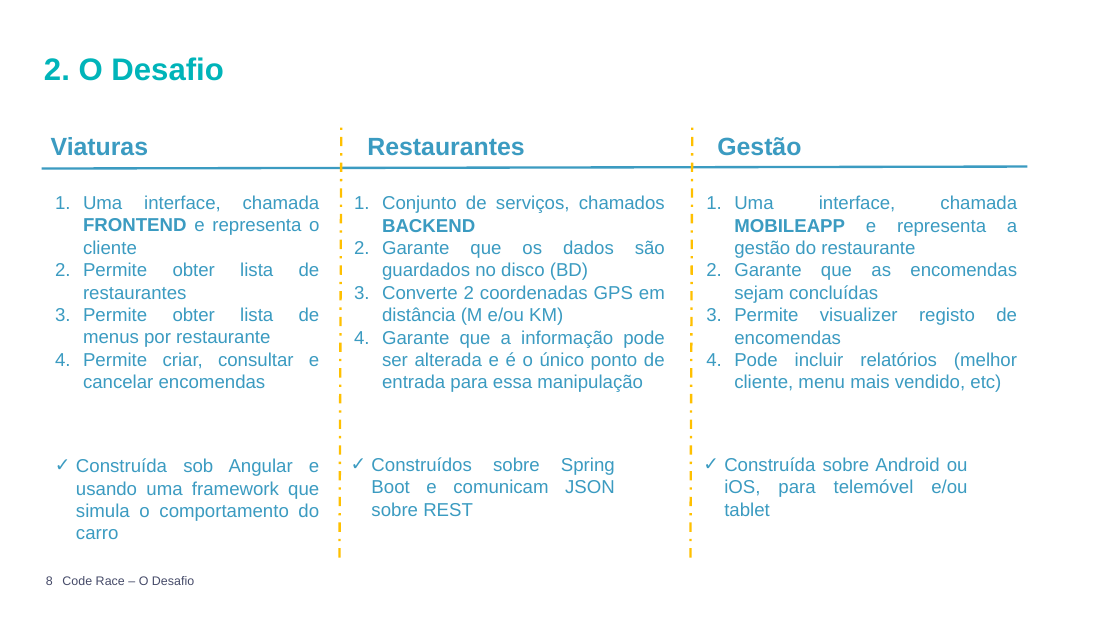
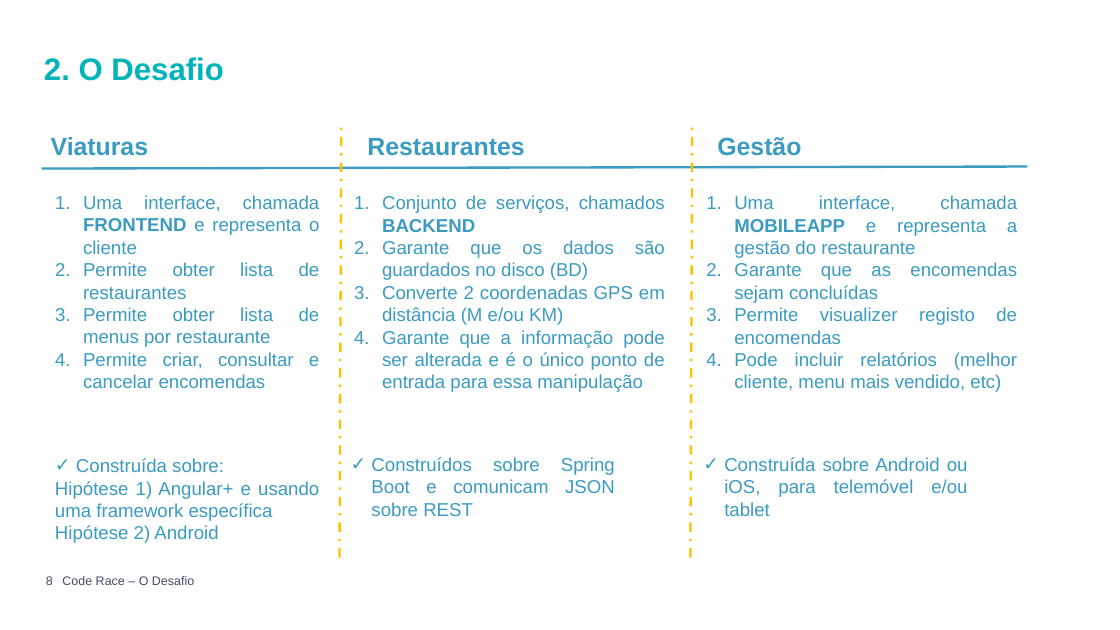
Before and after one commit to Hackathon-Altran/Docs, a slide deck: slide 8 of Challenge Presentation.PPTX. Drawn at 1120x630 pixels with LibreOffice and Linux fonts; fonts in the diff are those of the drawing; background and template pictures are left out. Boxes give left, top, right and bottom in pixels: in the first picture for what was removed or moved away, otherwise in the second. Text is boxed around its words. In the diff, an @@ line names an element or a change of style, - is before the commit and + after.

```diff
--- a/Challenge Presentation.PPTX
+++ b/Challenge Presentation.PPTX
@@ text at (55,458,319,543): text changed @@
-✓ Construída sob Angular e usando uma framework que simula o comportamento do carro
+✓ Construída sobre:
+Hipótese 1) Angular+ e usando uma framework específica
+Hipótese 2) Android
```
Also in this commit, not shown: 3 other files.
